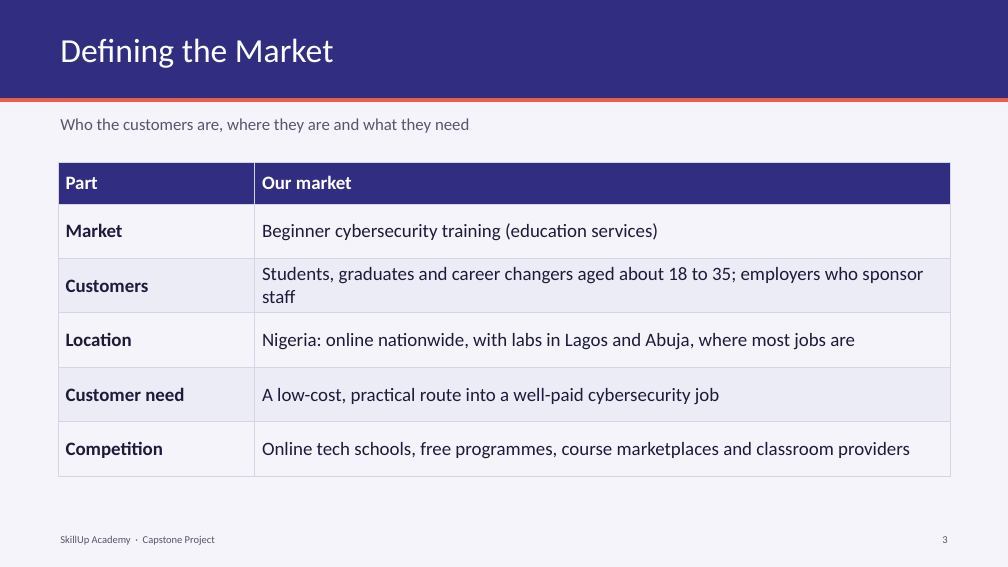
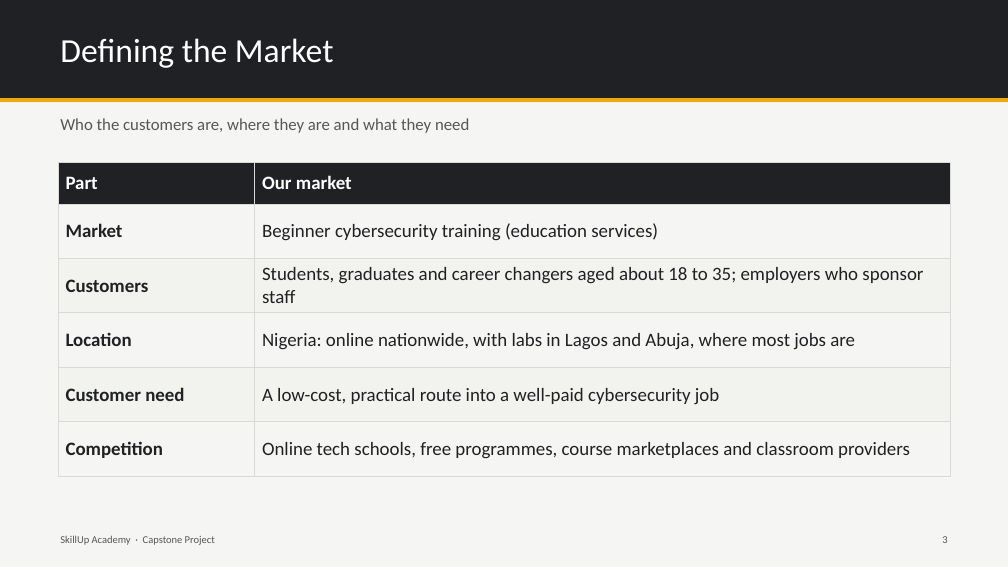
Before and after one commit to BadboyVee/BlackHoleeee, a slide deck: slide 3 of capstone/Capstone_Market_Research.pptx. Drawn at 1008x567 pixels with LibreOffice and Linux fonts; fonts in the diff are those of the drawing. Boxes give left, top, right and bottom in pixels: in the first picture for what was removed or moved away, otherwise in the second. Text is boxed around its words. In the diff, an @@ line names an element or a change of style, - is before the commit and + after.

```diff
--- a/capstone/Capstone_Market_Research.pptx
+++ b/capstone/Capstone_Market_Research.pptx
@@ background #F4F4FA to #F5F5F3 @@
@@ rectangle at (0, 0, 1008, 98): fill #312E81 to #202124 @@
@@ line (0, 100) - (1008, 100): stroke #E8604C 4 pt to #F2A900 4 pt @@
@@ table at (58, 163, 951, 476) @@
@@ fill #312E81 to #202124 in row 1 @@
@@ fill #ECECF7 to #F2F2EF in 4 cells @@
@@ text colour #1E1B3A to #202124 @@
@@ borders changed @@
@@ text colour #56566E to #57575A in 3 elements at (60, 118, 469, 133), (60, 535, 215, 545), (942, 536, 947, 543) @@
```
Also in this commit, not shown: 15 other slides changed, 6 other files.
